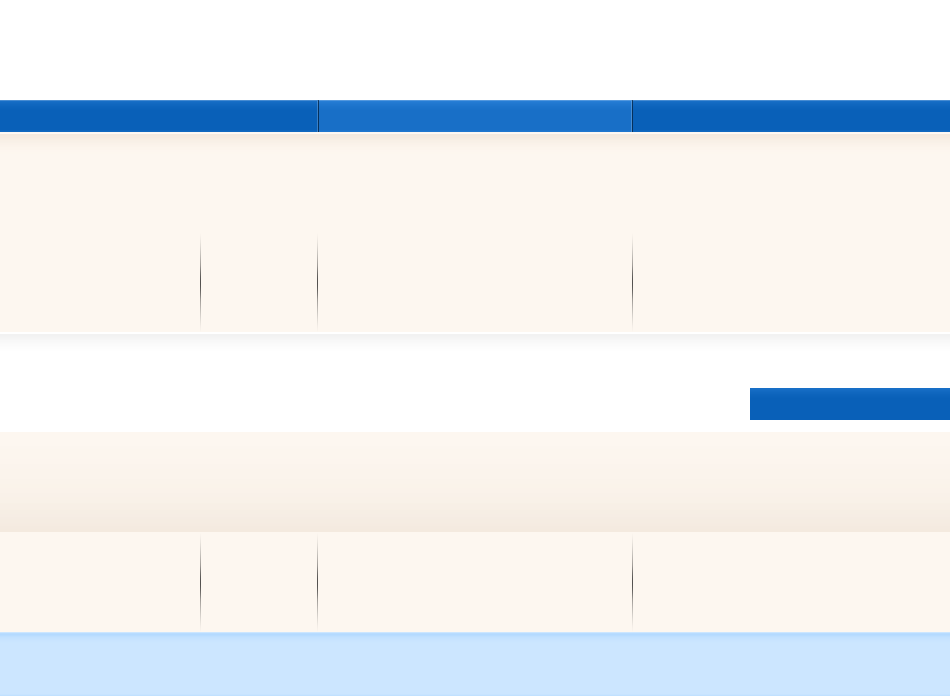
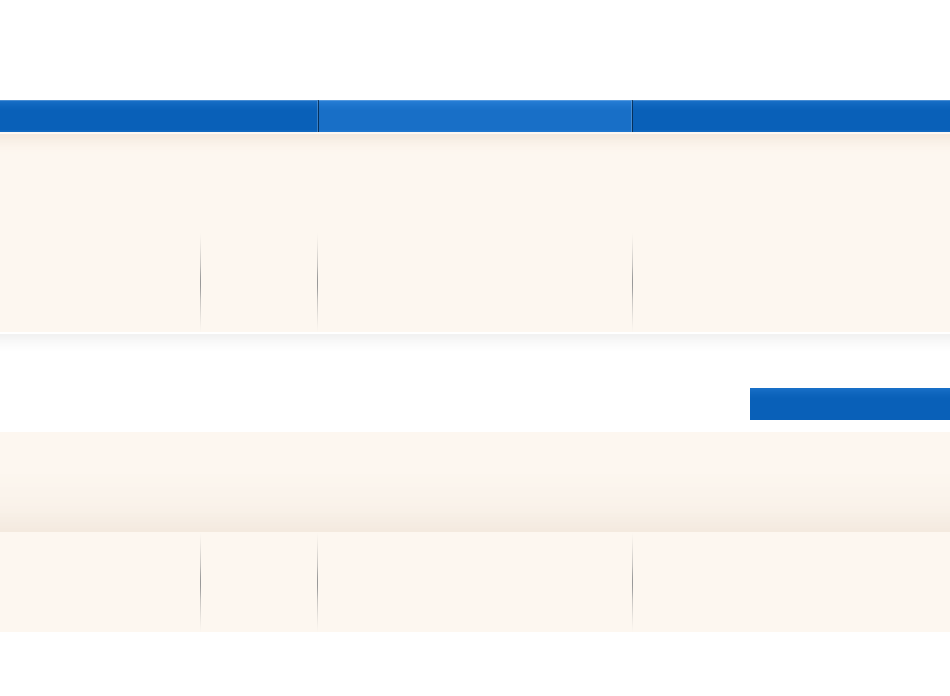
Layer changes from the first 950x696 image to the second:
painted on "footer" over [0, 632, 950, 696]
